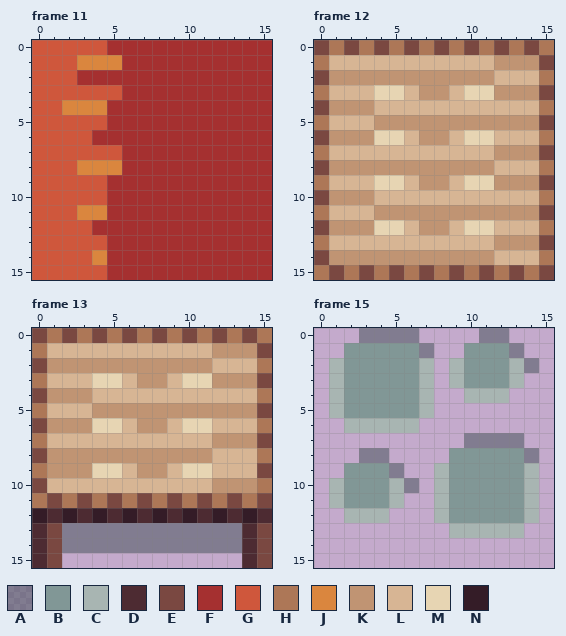
Pixel-art file, stored at DavisGGJ2023/Assets/ArtDev/TileSet/Tiles_GGJ.aseprite. Above is the file before it was changed.
16x16 pixels, 36 frames. Shown: frame 11, frame 12, frame 13, frame 15. The commit also changed other frames, which this record leaves out.
Palette (. is transparent): A #394a507b  B #819796  C #a8b5b2  D #4d2b32  E #7a4841  F #a53030  G #cf573c  H #ad7757  J #da863e  K #c09473  L #d7b594  M #e7d5b3  N #341c27
The same view after the edit:
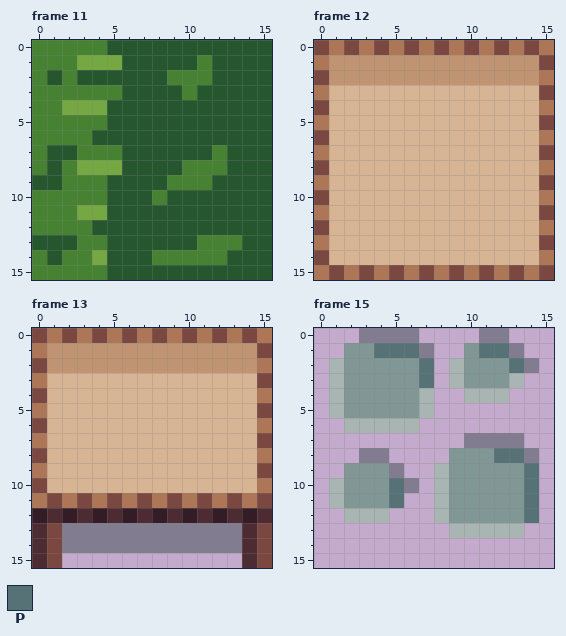
Colours new in this view: P #577277
Difference:
@@ palette @@
-F #a53030
+F #25562e
-G #cf573c
+G #468232
-J #da863e
+J #75a743
--- frame 11, layer "Layer 2"
@@ x 0..15 @@
  0 GGGGGFFFFFFFFFFF
- 1 GGGJJJFFFFFFFFFF
- 2 GGGFFFFFFFFFFFFF
- 3 GGGGGGFFFFFFFFFF
+ 1 GGGJJJFFFFFGFFFF
+ 2 GFGFFFFFFGGGFFFF
+ 3 GGGGGGFFFFGFFFFF
  4 GGJJJFFFFFFFFFFF
@@ x 0..15 @@
  6 GGGGFFFFFFFFFFFF
- 7 GGGGGGFFFFFFFFFF
- 8 GGGJJJFFFFFFFFFF
- 9 GGGGGFFFFFFFFFFF
-10 GGGGGFFFFFFFFFFF
+ 7 GFFGGGFFFFFFGFFF
+ 8 GFGJJJFFFFGGGFFF
+ 9 FFGGGFFFFGGGFFFF
+10 GGGGGFFFGFFFFFFF
 11 GGGJJFFFFFFFFFFF
 12 GGGGFFFFFFFFFFFF
-13 GGGGGFFFFFFFFFFF
-14 GGGGJFFFFFFFFFFF
+13 FFFGGFFFFFFGGGFF
+14 GFGGJFFFGGGGGFFF
 15 GGGGGFFFFFFFFFFF
--- frame 12, layer "Layer 3"
@@ x 0..15 @@
  0 EHEHEHEHEHEHEHEH
- 1 HLLLLLLLLLLLKKKE
- 2 EKKKKKKKKKKKLLLH
- 3 HLLLMMLKKLMMKKKE
- 4 EKKKLLLLLLLLLLLH
- 5 HLLLKKKKKKKKKKKE
- 6 EKKKMMLKKLMMLLLH
- 7 HLLLLLLLLLLLKKKE
- 8 EKKKKKKKKKKKLLLH
- 9 HLLLMMLKKLMMKKKE
-10 EKKKLLLLLLLLLLLH
-11 HLLLKKKKKKKKKKKE
-12 EKKKMMLKKLMMLLLH
-13 HLLLLLLLLLLLKKKE
-14 EKKKKKKKKKKKLLLH
+ 1 HKKKKKKKKKKKKKKE
+ 2 EKKKKKKKKKKKKKKH
+ 3 HLLLLLLLLLLLLLLE
+ 4 ELLLLLLLLLLLLLLH
+ 5 HLLLLLLLLLLLLLLE
+ 6 ELLLLLLLLLLLLLLH
+ 7 HLLLLLLLLLLLLLLE
+ 8 ELLLLLLLLLLLLLLH
+ 9 HLLLLLLLLLLLLLLE
+10 ELLLLLLLLLLLLLLH
+11 HLLLLLLLLLLLLLLE
+12 ELLLLLLLLLLLLLLH
+13 HLLLLLLLLLLLLLLE
+14 ELLLLLLLLLLLLLLH
 15 HEHEHEHEHEHEHEHE
--- frame 13, layer "Layer 3"
@@ x 0..15 @@
  0 EHEHEHEHEHEHEHEH
- 1 HLLLLLLLLLLLKKKE
- 2 EKKKKKKKKKKKLLLH
- 3 HLLLMMLKKLMMKKKE
- 4 EKKKLLLLLLLLLLLH
- 5 HLLLKKKKKKKKKKKE
- 6 EKKKMMLKKLMMLLLH
- 7 HLLLLLLLLLLLKKKE
- 8 EKKKKKKKKKKKLLLH
- 9 HKKKMMLKKLMMLLLE
-10 ELLLLLLLLLLLKKKH
+ 1 HKKKKKKKKKKKKKKE
+ 2 EKKKKKKKKKKKKKKH
+ 3 HLLLLLLLLLLLLLLE
+ 4 ELLLLLLLLLLLLLLH
+ 5 HLLLLLLLLLLLLLLE
+ 6 ELLLLLLLLLLLLLLH
+ 7 HLLLLLLLLLLLLLLE
+ 8 ELLLLLLLLLLLLLLH
+ 9 HLLLLLLLLLLLLLLE
+10 ELLLLLLLLLLLLLLH
 11 HEHEHEHEHEHEHEHE
--- frame 15, layer "Layer 1"
@@ x 0..15 @@
  0 ...AAAA....AA...
- 1 ..BBBBBA..BBBA..
- 2 .CBBBBBC.CBBBCA.
- 3 .CBBBBBC.CBBBC..
+ 1 ..BBPPPA..BPPA..
+ 2 .CBBBBBP.CBBBPA.
+ 3 .CBBBBBP.CBBBC..
  4 .CBBBBBC..CCC...
@@ x 0..15 @@
  7 ..........AAAA..
- 8 ...AA....BBBBBA.
- 9 ..BBBA..CBBBBBC.
-10 .CBBBCA.CBBBBBC.
-11 .CBBBC..CBBBBBC.
-12 ..CCC...CBBBBBC.
+ 8 ...AA....BBBPPA.
+ 9 ..BBBA..CBBBBBP.
+10 .CBBBPA.CBBBBBP.
+11 .CBBBP..CBBBBBP.
+12 ..CCC...CBBBBBP.
 13 .........CCCCC..
Boxes around the changes in both pictures, in picture pixels (x1, y1, x2, y2):
changed: (32, 40, 272, 280)
changed: (329, 55, 539, 265)
changed: (47, 343, 257, 493)
changed: (374, 343, 524, 388)
changed: (494, 448, 539, 523)
changed: (389, 478, 404, 508)
